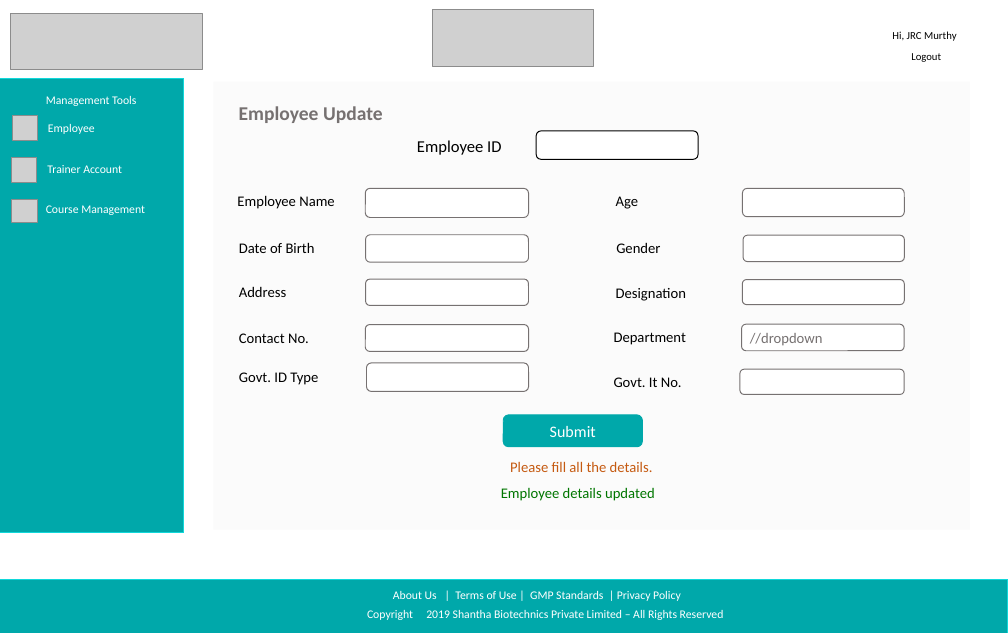
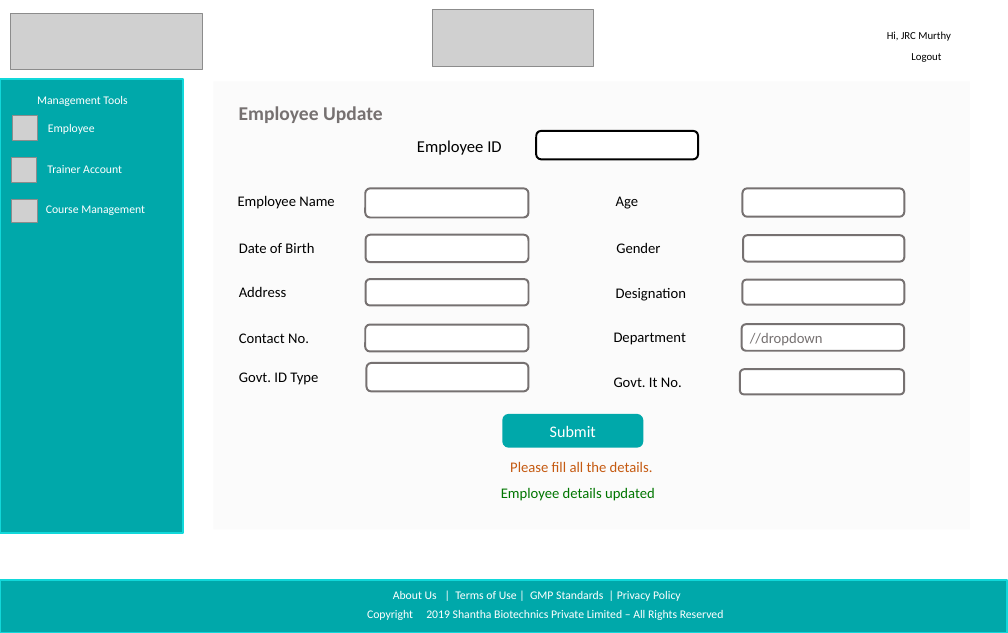
Before and after one commit to sarthakbhutani/Shantha_sih2019, a slide deck: slide 13 of Documentation/Screen Designs/Shanta Sanofi Screen Designs.pptx (slide 14 before the commit). Drawn at 1008x633 pixels with LibreOffice and Linux fonts; fonts in the diff are those of the drawing; grey boxes stand for pictures; background and template pictures are left out. Boxes give left, top, right and bottom in pixels: in the first picture for what was removed or moved away, otherwise in the second. Text is boxed around its words. In the diff, an @@ line names an element or a change of style, - is before the commit and + after.

```diff
--- a/Documentation/Screen Designs/Shanta Sanofi Screen Designs.pptx
+++ b/Documentation/Screen Designs/Shanta Sanofi Screen Designs.pptx
@@ text "Hi, JRC Murthy": place and size @@
-text "Hi, JRC Murthy" at bbox=[892, 31, 957, 41]
+text "Hi, JRC Murthy" at bbox=[887, 31, 951, 41]
@@ rectangle at bbox=[0, 79, 184, 532]: outline #11D8DA 1 pt to #11D8DA 2 pt @@
@@ text "Management Tools": place and size @@
-text "Management Tools" at bbox=[46, 96, 136, 106]
+text "Management Tools" at bbox=[37, 96, 127, 106]
@@ rounded rectangle at bbox=[536, 131, 698, 159]: outline #000000 1 pt to #000000 2 pt; proportions changed @@
@@ outline #767171 1 pt to #767171 2 pt; proportions changed in 9 elements at bbox=[741, 324, 904, 351], bbox=[365, 189, 528, 217], bbox=[366, 235, 529, 262], bbox=[366, 279, 529, 306], bbox=[365, 324, 528, 351], bbox=[743, 189, 905, 217], bbox=[743, 235, 904, 262], bbox=[366, 363, 528, 391], bbox=[740, 369, 904, 395] @@
@@ rounded rectangle "Submit" at bbox=[503, 415, 642, 447]: outline #00A8AA 1 pt to #00A8AA 2 pt; proportions changed @@
@@ rectangle at bbox=[0, 580, 1007, 633]: outline #11D8DA 1 pt to #11D8DA 2 pt @@
```
Also in this commit, not shown: 15 other slides changed, 1 slide removed, 3 other files.
